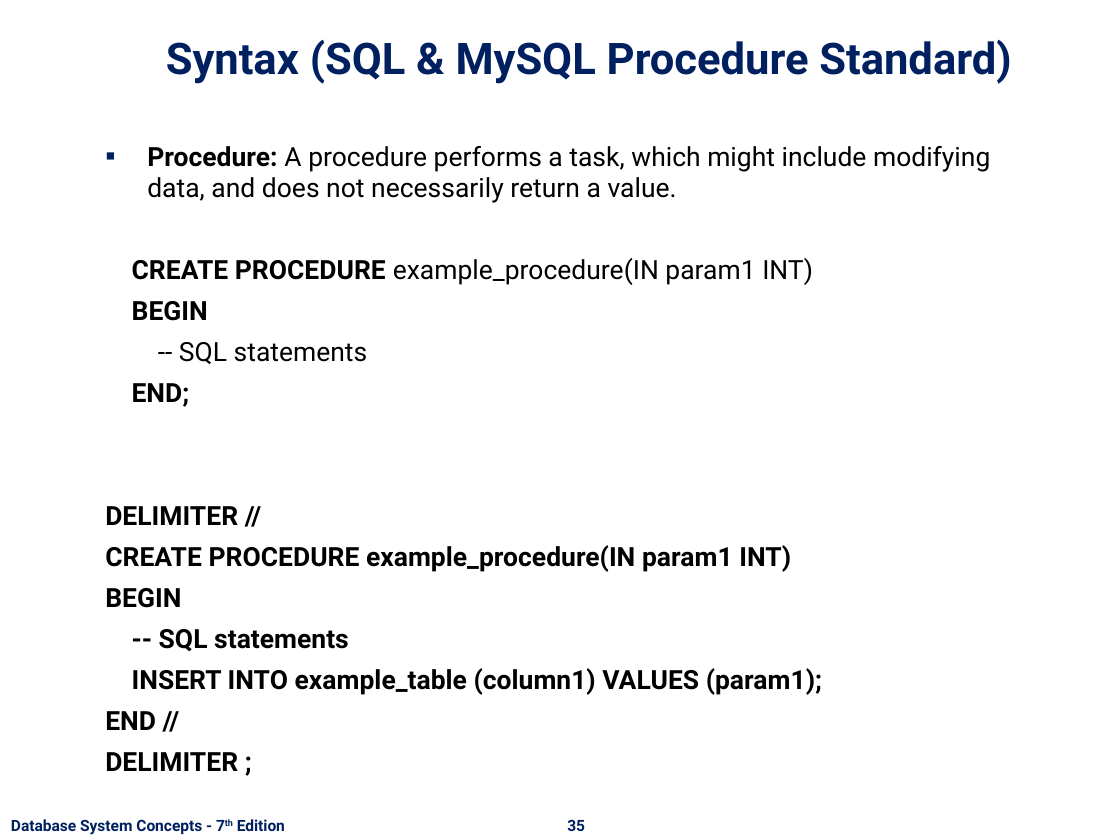
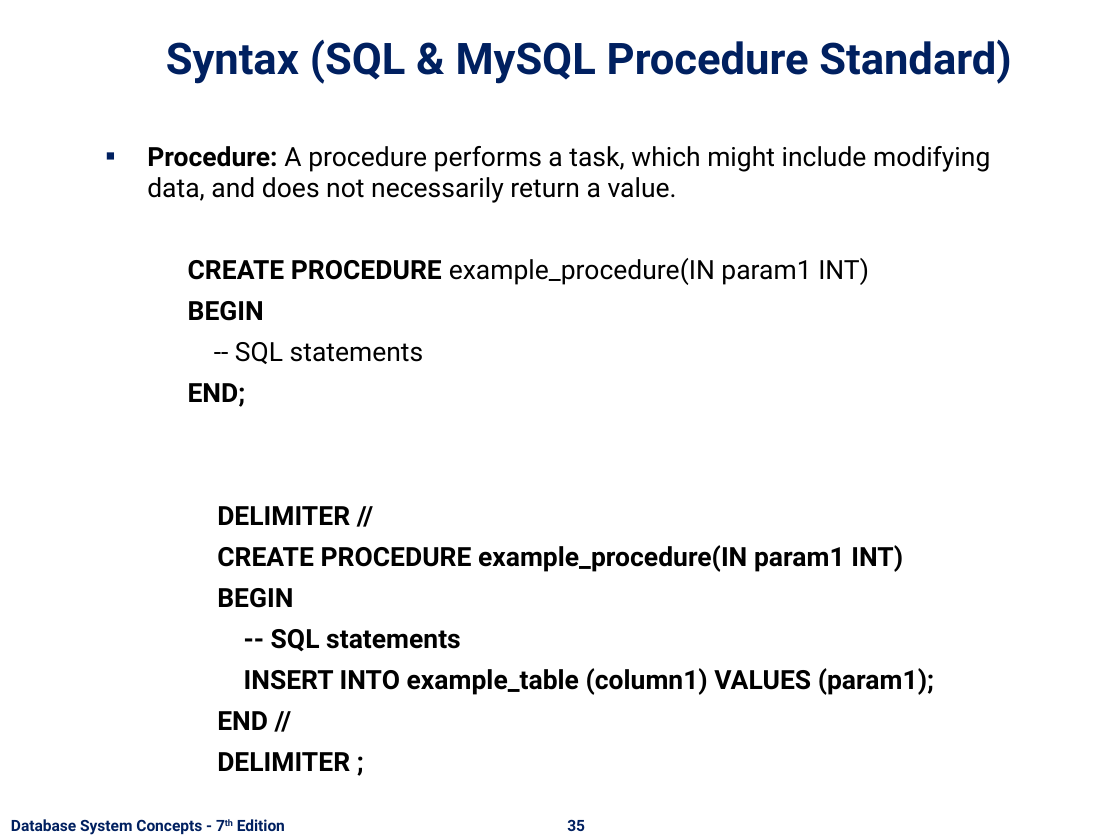
Before and after one commit to nashurgessa/DB-practices, a slide deck: slide 35 of Slides/L18-24 Advanced SQL.pptx. Drawn at 1120x840 pixels with LibreOffice and Linux fonts; fonts in the diff are those of the drawing; background and template pictures are left out. Boxes give left, top, right and bottom in pixels: in the first picture for what was removed or moved away, otherwise in the second. Text is boxed around its words. In the diff, an @@ line names an element or a change of style, - is before the commit and + after.

```diff
--- a/Slides/L18-24 Advanced SQL.pptx
+++ b/Slides/L18-24 Advanced SQL.pptx
@@ text at [188, 258, 934, 730]: list level 1 to 2 in "CREATE PROCEDURE example_procedure(IN param1 INT)"; list level 1 to 2 in "BEGIN"; list level 1 to 2 in "-- SQL statements"; list level 1 to 2 in "END;"; list level 1 to 3 in "DELIMITER //"; list level 1 to 3 in "CREATE PROCEDURE example_procedure(IN param1 INT)"; list level 1 to 3 in "BEGIN"; list level 1 to 3 in "-- SQL statements"; list level 1 to 3 in "INSERT INTO example_table (column1) VALUES ..."; list level 1 to 3 in "END //"; list level 1 to 3 in "DELIMITER ;" @@
```
Also in this commit, not shown: 12 other slides changed, 2 slides added, 3 other files.
